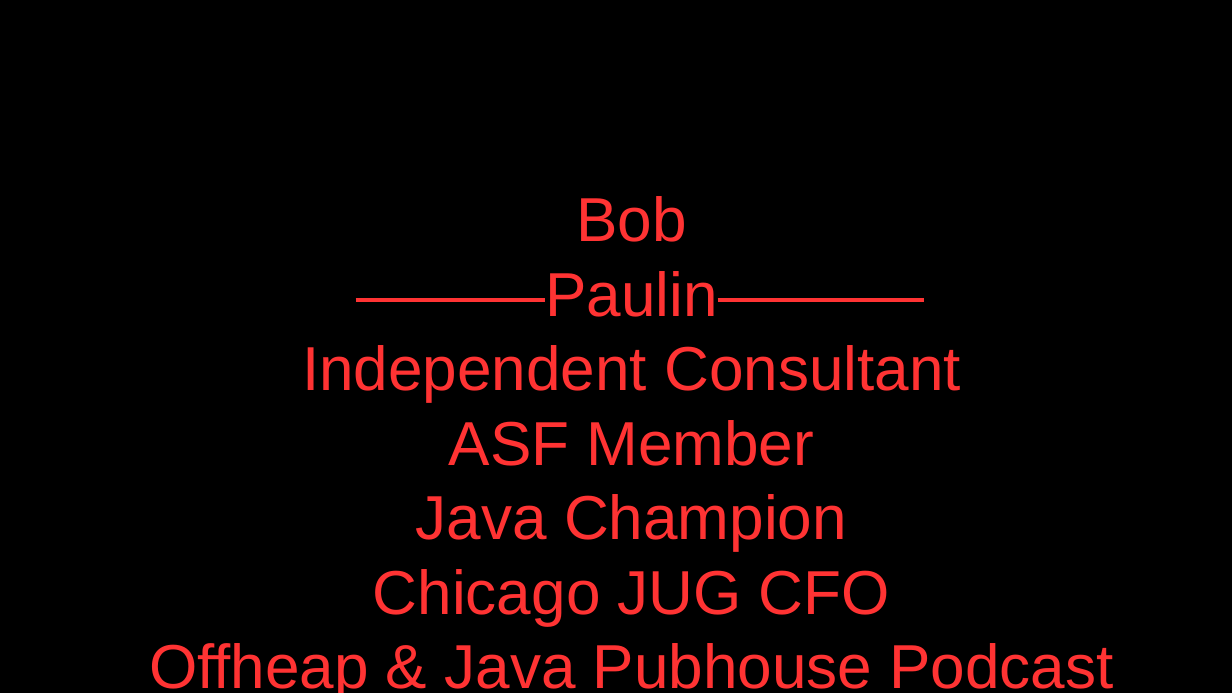
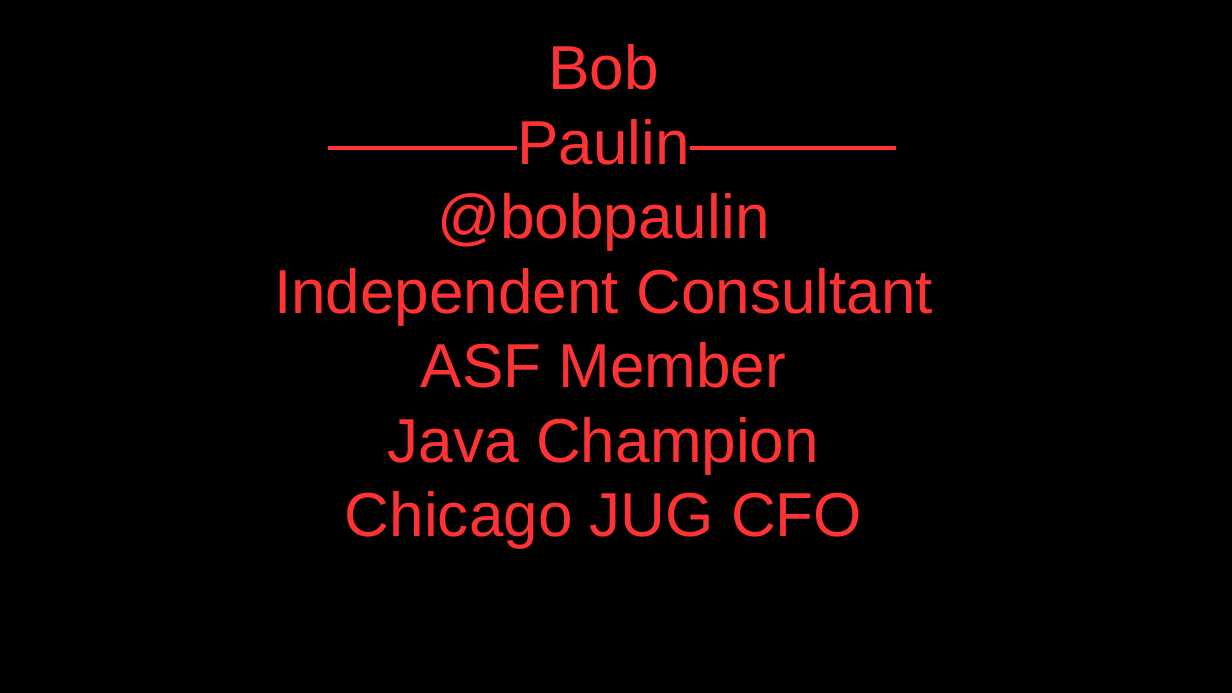
Before and after one commit to bobpaulin/networking-anger, a slide deck: slide 2 of MicroserviceNetworkingInAnger.odp. Drawn at 1232x693 pixels with LibreOffice and Linux fonts; fonts in the diff are those of the drawing. Boxes give left, top, right and bottom in pixels: in the first picture for what was removed or moved away, otherwise in the second. Text is boxed around its words. In the diff, an @@ line names an element or a change of style, - is before the commit and + after.

```diff
--- a/MicroserviceNetworkingInAnger.odp
+++ b/MicroserviceNetworkingInAnger.odp
@@ text "Bob": place and size @@
-text "Bob" at (149, 196, 1113, 693)
+text "Bob" at (274, 44, 932, 548)
@@ text at (437, 193, 769, 250): paragraph added @@
+@bobpaulin
@@ text at (149, 643, 1113, 693): paragraph removed @@
-Offheap & Java Pubhouse Podcast
```
Also in this commit, not shown: 4 other slides changed, 1 slide added, 1 other file.
